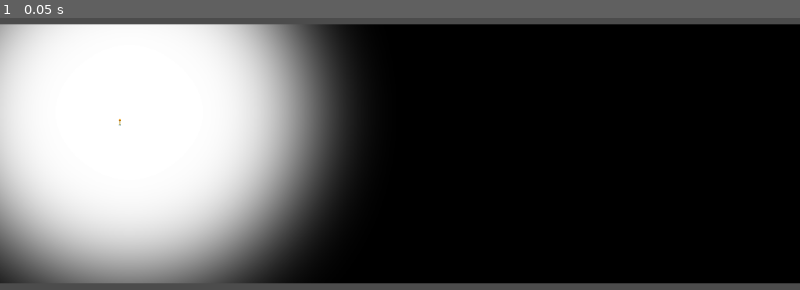
Above: before the commit, frame 1.
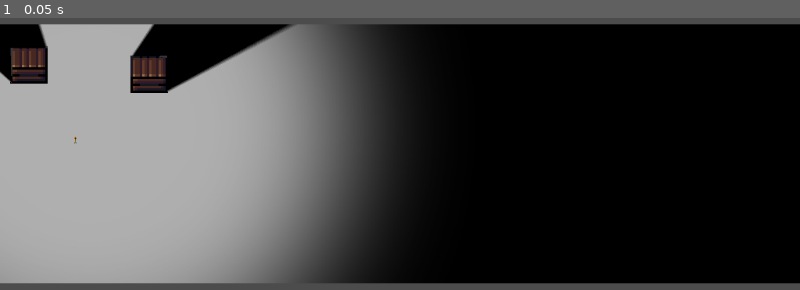
Above: after the commit, the same moment.

Repository: Andresnotch/One-Light-Arrow
Game: Godot game, scene res://Scenes/Test Map.tscn
Two runs of this game, one before a commit and one after it. Both use one fixed random seed, a clock stepped at 60 frames per second and the inputs below. The project has no main scene, so this scene is started directly.
Inputs:
- Up to frame 1 (0.05 s): no input

The runs differ from the first frame. In frame 1, 40% of the frame differs, in the area x 0-51%, y 2-98%.

Commit message:
Initial Setup

Diff:
--- a/Scenes/Test Map.tscn
+++ b/Scenes/Test Map.tscn
@@ -1,6 +1,7 @@
-[gd_scene load_steps=4 format=2]
+[gd_scene load_steps=5 format=2]
 
 [ext_resource path="res://Scenes/Arrow.tscn" type="PackedScene" id=1]
+[ext_resource path="res://Scenes/Box.tscn" type="PackedScene" id=2]
 
 [sub_resource type="Gradient" id=1]
 offsets = PoolRealArray( 0.502994 )
@@ -20,4 +21,14 @@
 texture = SubResource( 2 )
 
 [node name="Node2D" parent="." instance=ExtResource( 1 )]
-position = Vector2( 153.069, 137.804 )
+position = Vector2( 96.9588, 160.446 )
+texture_scale = 1.44
+energy = 0.83
+shadow_filter = 3
+shadow_filter_smooth = 3.5
+
+[node name="Box1" parent="." instance=ExtResource( 2 )]
+position = Vector2( 37.4469, 64.2218 )
+
+[node name="Box2" parent="." instance=ExtResource( 2 )]
+position = Vector2( 191.491, 75.5153 )
Not shown, added: github.com/Andresnotch/One-Light-Arrow.git/objects/04/89d1c606e120025a7b9fccbde7785f705b991d
Not shown, added: github.com/Andresnotch/One-Light-Arrow.git/objects/0b/c9fa86a9254a9f906e8d8f5109f0d3105eec5c
Not shown, added: github.com/Andresnotch/One-Light-Arrow.git/objects/10/92ab90527827e96d6f46ccc31b25b07b3b8373
Not shown, added: github.com/Andresnotch/One-Light-Arrow.git/objects/10/fa14c5ab0134436e2ae435138bf921eb477c60
Not shown, added: github.com/Andresnotch/One-Light-Arrow.git/objects/1b/ffc785fbd99e131a15a3f6792451065cfe6703
Not shown, added: github.com/Andresnotch/One-Light-Arrow.git/objects/1c/3823f3e8168ae3a2e2f328a7e097ea356dc883
Not shown, added: github.com/Andresnotch/One-Light-Arrow.git/objects/21/1550ff8b8365e75775e39adb47ba4561b58996
Not shown, added: github.com/Andresnotch/One-Light-Arrow.git/objects/25/a7078babfb89e5c36562ba97642a7a2837f15b
Not shown, added: github.com/Andresnotch/One-Light-Arrow.git/objects/27/648aaa89e928ae361fba980d7b4a6b591425a4
Not shown, added: github.com/Andresnotch/One-Light-Arrow.git/objects/27/c7159553324456a9f2c7c684e9274bde2320b0
Not shown, added: github.com/Andresnotch/One-Light-Arrow.git/objects/2a/812c372abbcf13545df02a5f7dbe0f2427879e
Not shown, added: github.com/Andresnotch/One-Light-Arrow.git/objects/2d/0f487c6f826a3da3ce5d21ea520e029e2cd85b
(and 80 more such lines)
